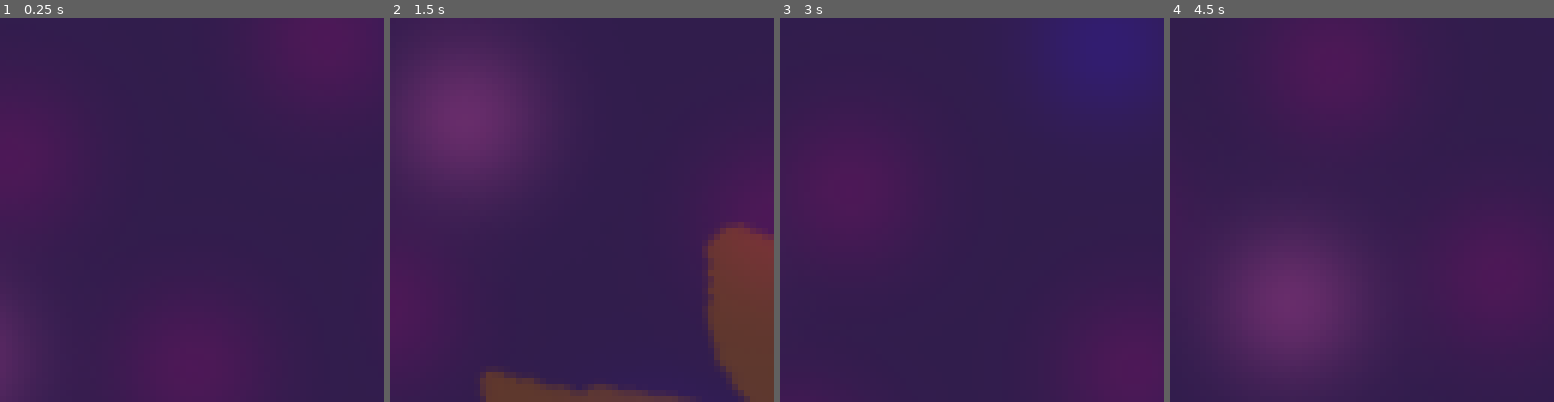
Above: before the commit, frames 1-4 (left to right).
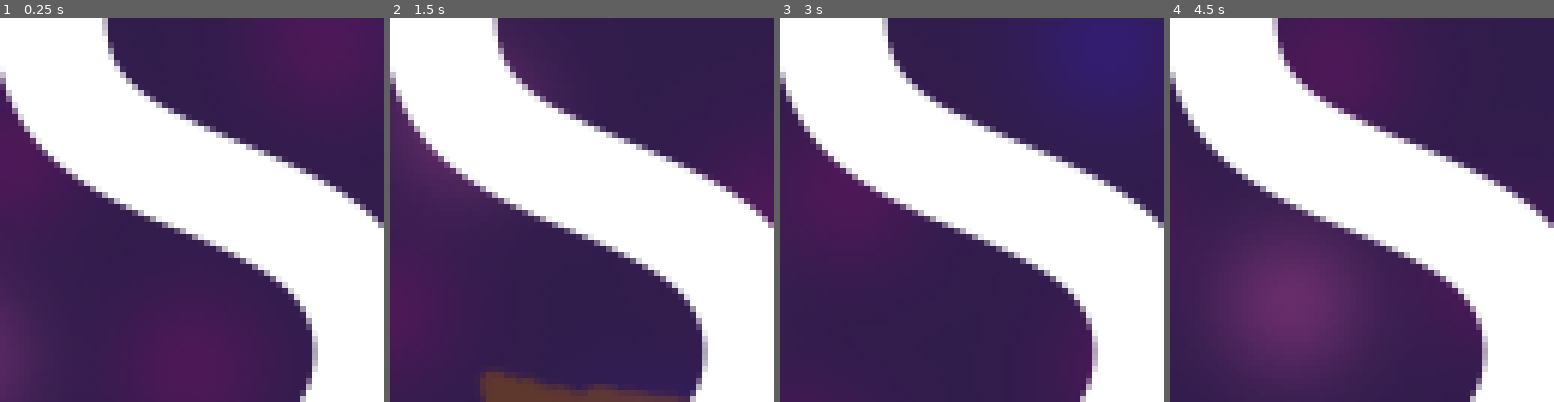
Above: after the commit, the same moments.

Repository: real-chicken-master/GDD112TempName
Game: Godot game, scene res://titleScreen/title_screen.tscn
Two runs of this game, one before a commit and one after it. Both use one fixed random seed, a clock stepped at 60 frames per second and the inputs below.
Inputs:
- Up to frame 1 (0.25 s): no input
- Up to frame 2 (1.5 s): hold D (right1) from 0.53 s (still down); tap Down (down2) at 0.6 s; tap W (up1) at 0.77 s; tap Left (left2) at 1.35 s
- Up to frame 3 (3 s): tap W (up1) at 1.52 s; release D (right1) at 2.03 s; hold A (left1) 2.03-2.78 s; tap Right (right2) at 2.1 s; hold D (right1) from 2.78 s (still down); tap Up (up2) at 2.85 s
- Up to frame 4 (4.5 s): tap W (up1) at 3.02, 3.77 s; tap Down (down2) at 3.6 s; release D (right1) at 4.28 s; hold A (left1) from 4.28 s (still down); tap Left (left2) at 4.35 s

The runs differ from the first frame. In frame 1, 38% of the frame differs, in the area x 0-100%, y 0-100%; in frame 2, 38%; in frame 3, 38%; in frame 4, 38%.

Commit message:
Main Menu Updated

Diff:
--- a/titleScreen/title_screen.tscn
+++ b/titleScreen/title_screen.tscn
@@ -40,9 +40,9 @@
 anchor_right = 0.5
 anchor_bottom = 0.5
 offset_left = -103.0
-offset_top = 179.0
+offset_top = 154.0
 offset_right = 93.0
-offset_bottom = 287.0
+offset_bottom = 242.0
 grow_horizontal = 2
 grow_vertical = 2
 
@@ -66,7 +66,7 @@
 anchor_right = 0.5
 anchor_bottom = 0.5
 offset_left = -1214.5
-offset_top = -485.0
+offset_top = -190.0
 offset_right = 1214.5
 offset_bottom = 171.0
 grow_horizontal = 2
Not shown: 1 places in titleScreen/title_screen.tscn that only renumber resources
